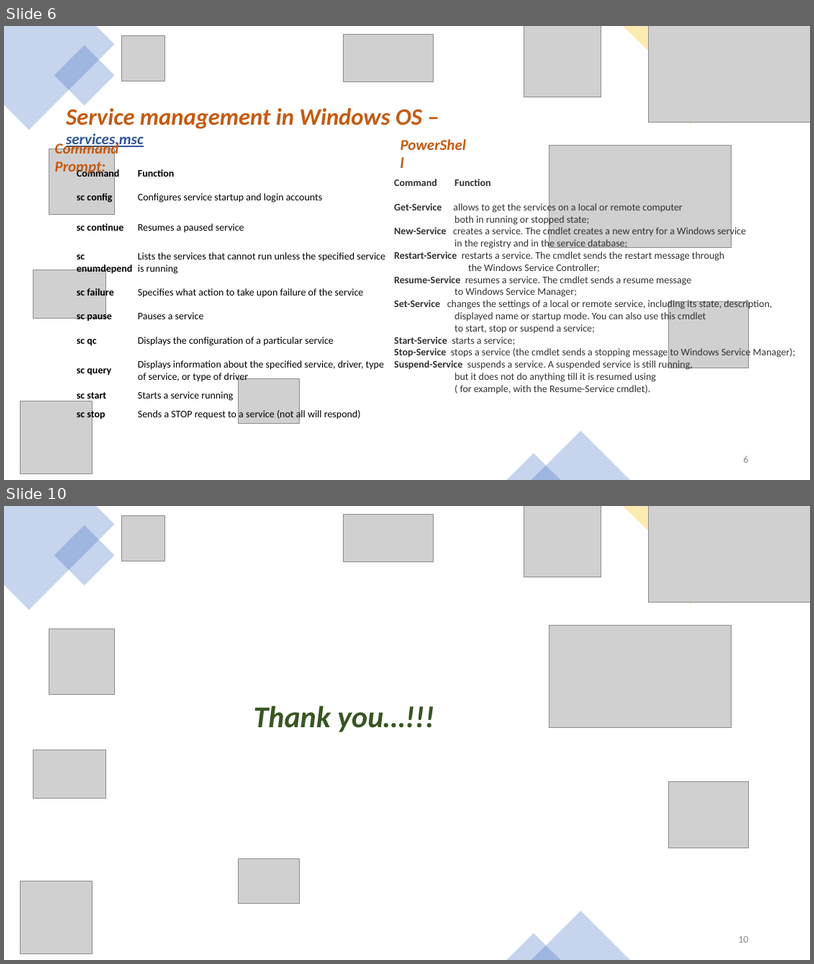
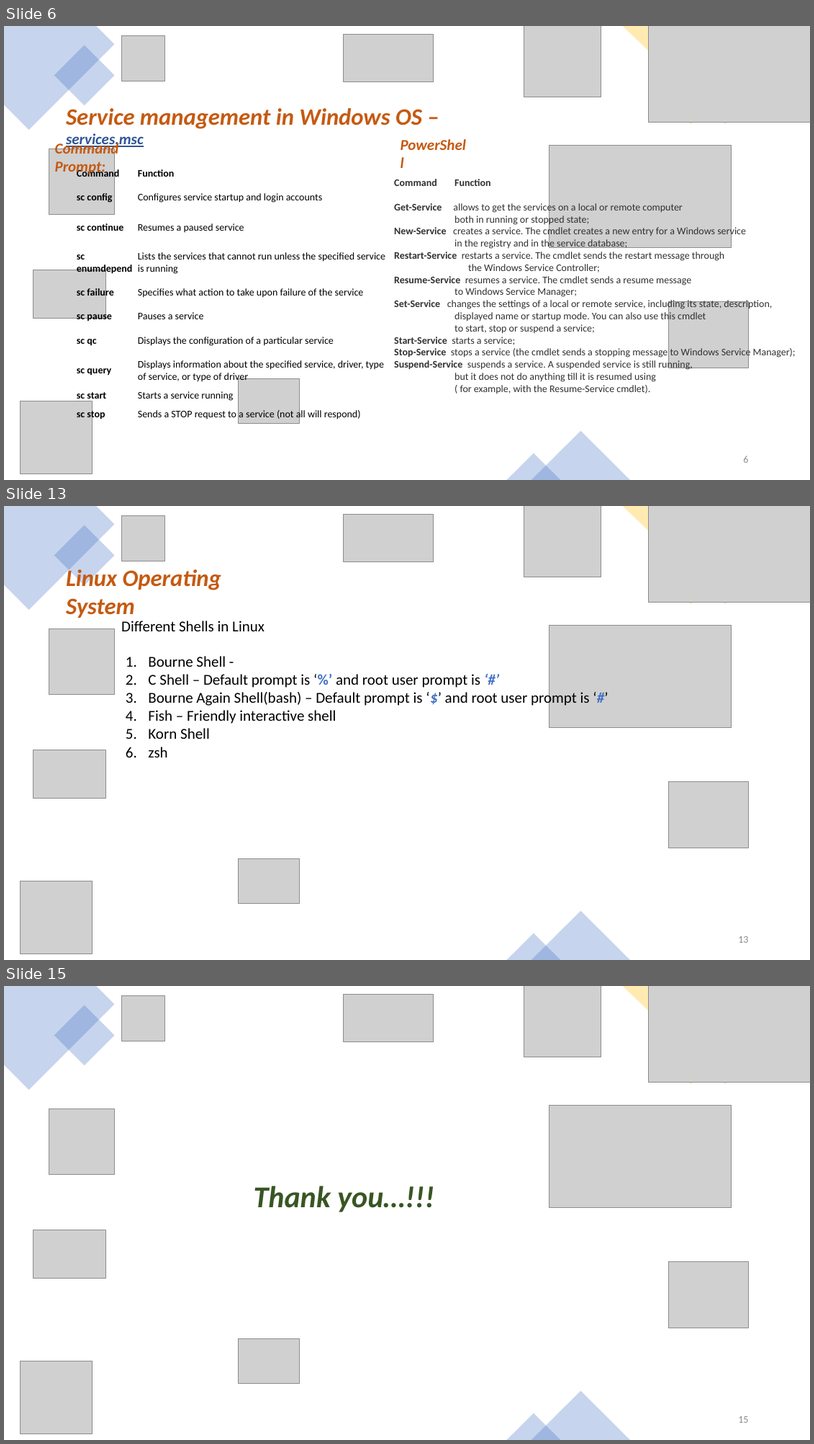
Before and after one commit to buchepalli-ramana-2/AzureDevOps, a slide deck: CoursePPT/System Administration.pptx. Shown one above the other, each under a label of ours: slides 6 and 10 before the commit, slides 6, 13 and 15 after it; the slides between them are not shown. The pictures are 814x964 and 814x1444 pixels, drawn with LibreOffice and Linux fonts; fonts in the diff are those of the drawing; grey boxes stand for pictures; background and template pictures are left out. Boxes give left, top, right and bottom in pixels: in the first picture for what was removed or moved away, otherwise in the second. Text is boxed around its words. In the diff, an @@ line names an element or a change of style, - is before the commit and + after.

Commit message:
Updated linux os

```diff
--- a/CoursePPT/System Administration.pptx
+++ b/CoursePPT/System Administration.pptx
@@ slide 13 added at box(4, 506, 810, 960), background picture (left out) @@
@@ freeform shape added at box(4, 506, 115, 610), fill #4472C4 at 30% opacity @@
@@ rectangle added at box(54, 525, 115, 586), fill #4472C4 at 30% opacity @@
@@ picture added at box(121, 515, 165, 561) @@
@@ picture added at box(343, 515, 434, 561) @@
@@ picture added at box(525, 506, 601, 577) @@
@@ freeform shape added at box(623, 506, 810, 604), fill #FFC000 at 30% opacity @@
@@ picture added at box(649, 506, 810, 602) @@
@@ rectangle added at box(658, 540, 723, 605), fill #FFC000 at 30% opacity @@
@@ text added at box(66, 566, 221, 618), 28 pt, text #C55A11, bold, italic @@
+Linux Operating System
@@ picture added at box(49, 629, 114, 694) @@
@@ text added at box(121, 620, 265, 631), 18 pt, text #000000 @@
+Different Shells in Linux
@@ picture added at box(549, 626, 732, 728) @@
@@ text added at box(148, 656, 590, 757), 18 pt, text #000000 @@
+1. Bourne Shell -
+2. C Shell – Default prompt is ‘%’ and root user prompt is ‘#’
+3. Bourne Again Shell(bash) – Default prompt is ‘$’ and root user prompt is ‘#’
+4. Fish – Friendly interactive shell
+5. Korn Shell
+6. zsh
@@ picture added at box(33, 750, 106, 798) @@
@@ picture added at box(669, 781, 748, 848) @@
@@ picture added at box(238, 859, 300, 903) @@
@@ picture added at box(20, 880, 93, 953) @@
@@ triangle added at box(532, 911, 630, 960), fill #4472C4 at 30% opacity @@
@@ triangle added at box(507, 933, 561, 960), fill #4472C4 at 30% opacity @@
@@ page number added at box(738, 936, 748, 942), 12 pt, text #8C8C8C @@
+13
@@ what was slide 10 is now slide 15 @@
@@ page number at box(738, 1416, 748, 1422): text changed @@
-10
+15
```
Also in this commit, not shown: 4 slides changed, 4 other slides added.
